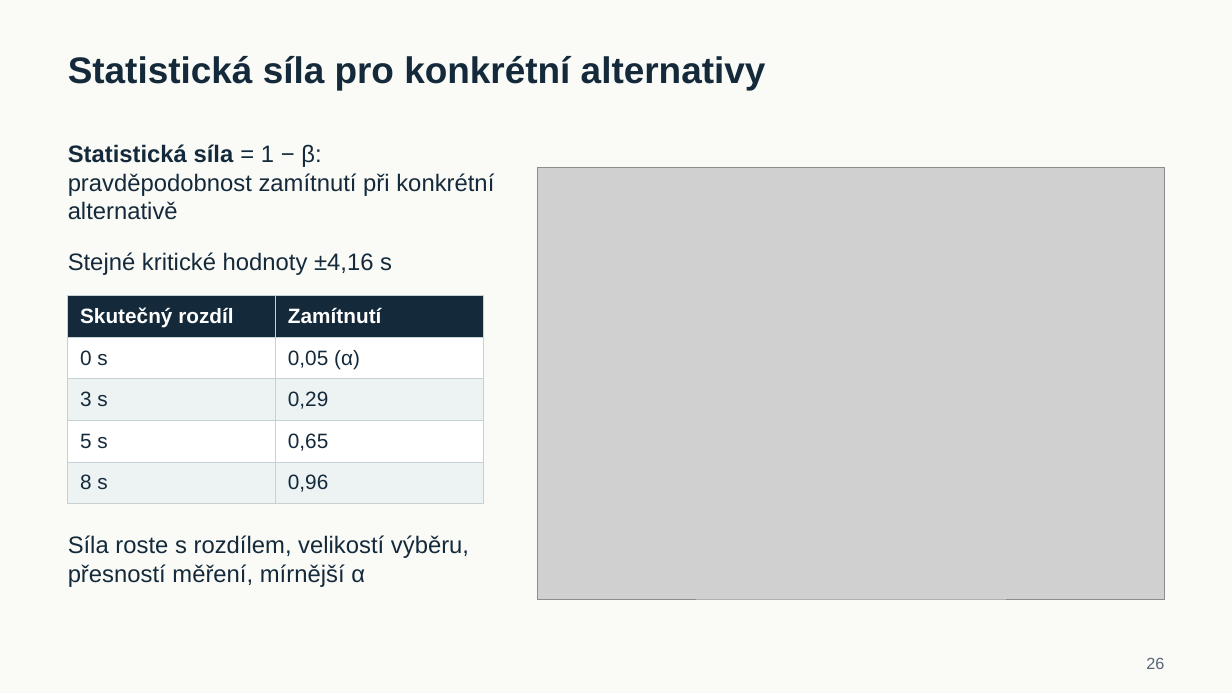
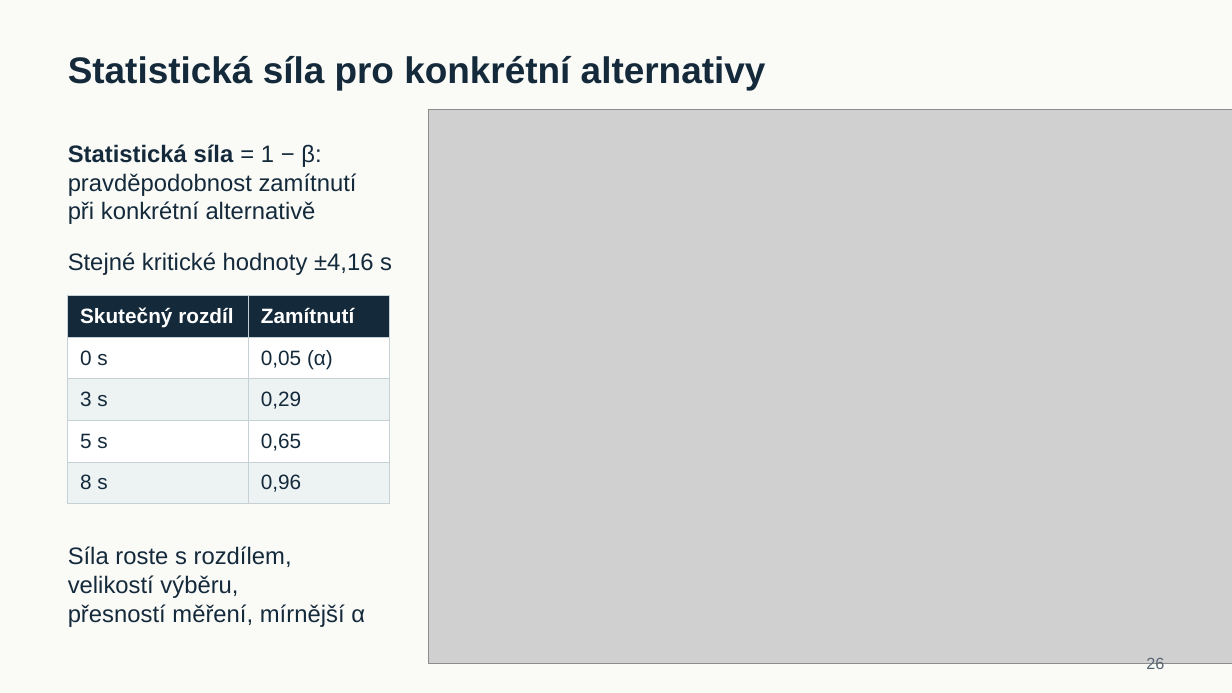
Before and after one commit to reckak/statistics-for-psychology, a slide deck: slide 26 of presentations/kapitola_06_vyberove_rozdeleni_a_testovani.pptx. Drawn at 1232x693 pixels with LibreOffice and Linux fonts; fonts in the diff are those of the drawing; grey boxes stand for pictures. Boxes give left, top, right and bottom in pixels: in the first picture for what was removed or moved away, otherwise in the second. Text is boxed around its words. In the diff, an @@ line names an element or a change of style, - is before the commit and + after.

```diff
--- a/presentations/kapitola_06_vyberove_rozdeleni_a_testovani.pptx
+++ b/presentations/kapitola_06_vyberove_rozdeleni_a_testovani.pptx
@@ picture: place and size @@
-picture at (537,167,1164,599)
+picture at (428,109,1232,663)
@@ text "Statistická síla = 1 − ..." rewrapped from (68,144,494,220) to (68,144,357,224) @@
@@ table: place and size @@
-table at (68,296,483,503)
+table at (68,296,389,503)
@@ text "Síla roste s rozdílem, velikostí ..." rewrapped from (68,535,469,587) to (68,546,365,627) @@
```
Also in this commit, not shown: 12 other slides changed, 5 other files.
